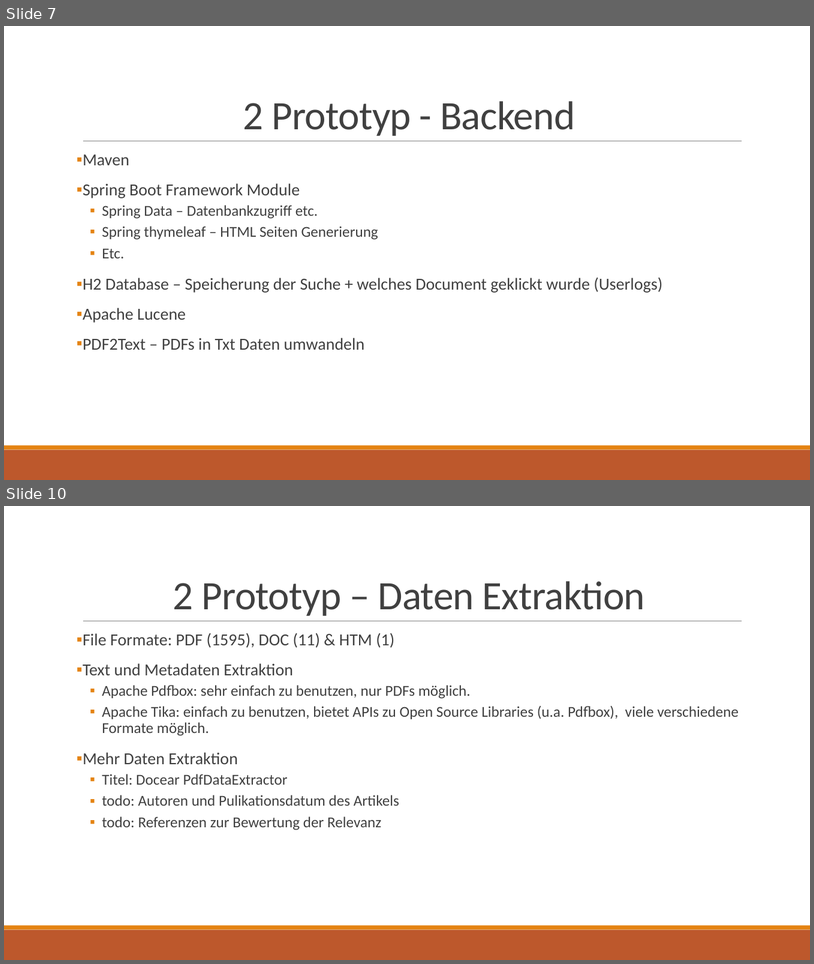
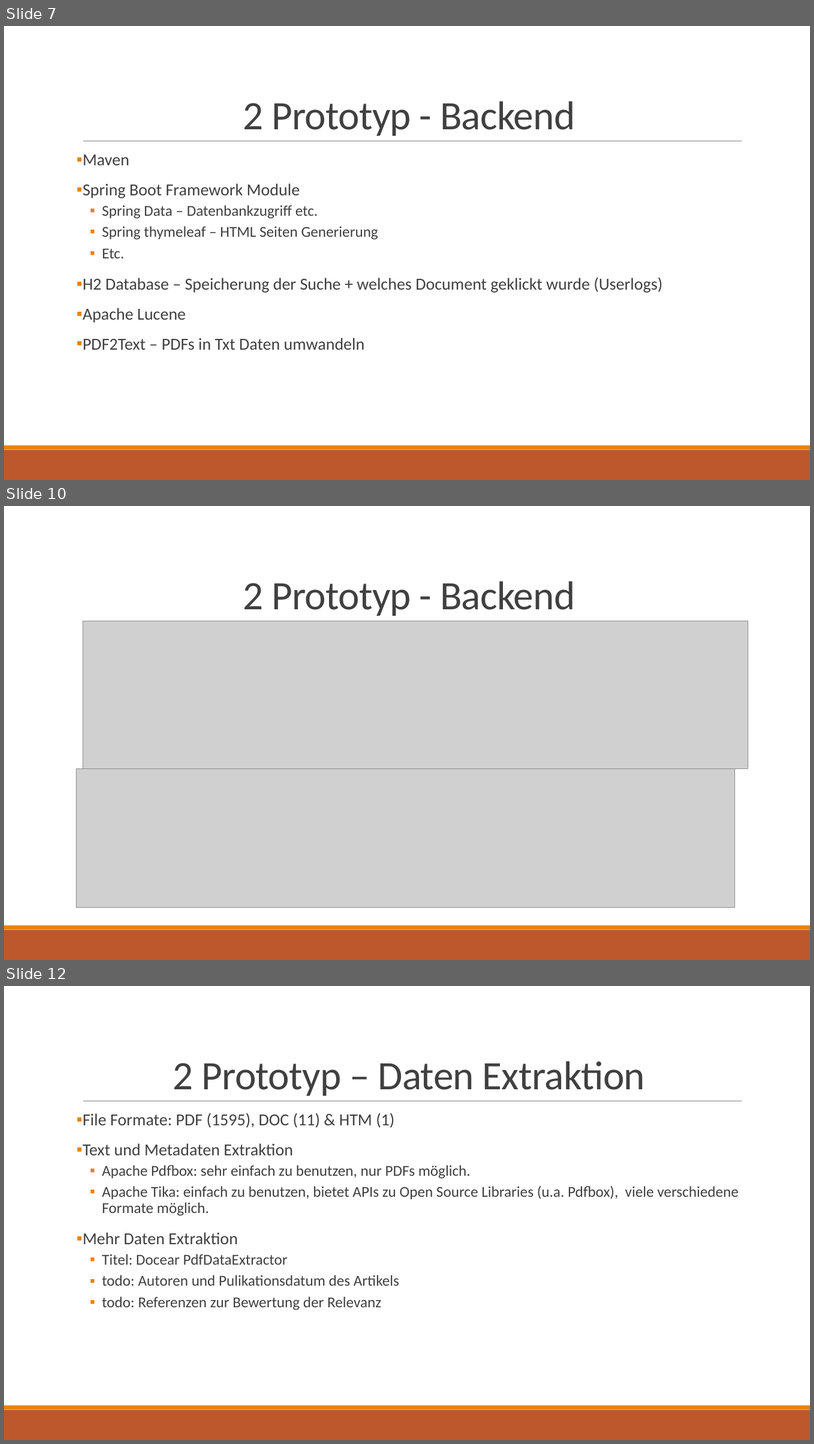
Before and after one commit to 43ndr1k/Digital-Text-Forensics, a slide deck: Zwischenpräsentation/Project Search Engine - Digital Text Forensix.pptx. Shown one above the other, each under a label of ours: slides 7 and 10 before the commit, slides 7, 10 and 12 after it; the slides between them are not shown. The pictures are 814x964 and 814x1444 pixels, drawn with LibreOffice and Linux fonts; fonts in the diff are those of the drawing; grey boxes stand for pictures. Boxes give left, top, right and bottom in pixels: in the first picture for what was removed or moved away, otherwise in the second. Text is boxed around its words. In the diff, an @@ line names an element or a change of style, - is before the commit and + after.

```diff
--- a/Zwischenpräsentation/Project Search Engine - Digital Text Forensix.pptx
+++ b/Zwischenpräsentation/Project Search Engine - Digital Text Forensix.pptx
@@ slide 10 added at [4, 506, 810, 960], background #FFFFFF; not listed: 3 template elements that a slide beside it also shows @@
@@ title added at [243, 581, 575, 616], 48 pt, text #404040 @@
+2 Prototyp - Backend
@@ picture added at [83, 621, 749, 769] @@
@@ picture added at [77, 769, 735, 907] @@
@@ what was slide 10 is now slide 12 @@
```
Also in this commit, not shown: 2 slides changed, 1 other slide added.
